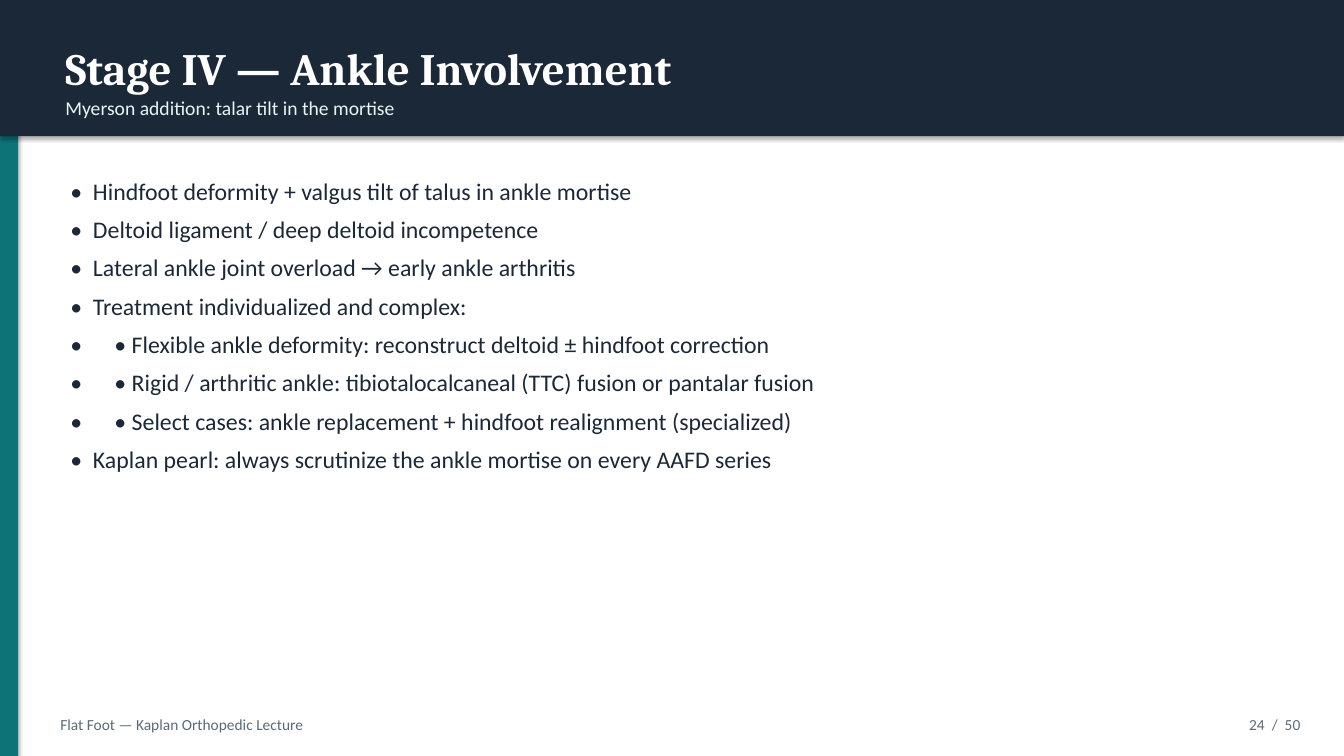
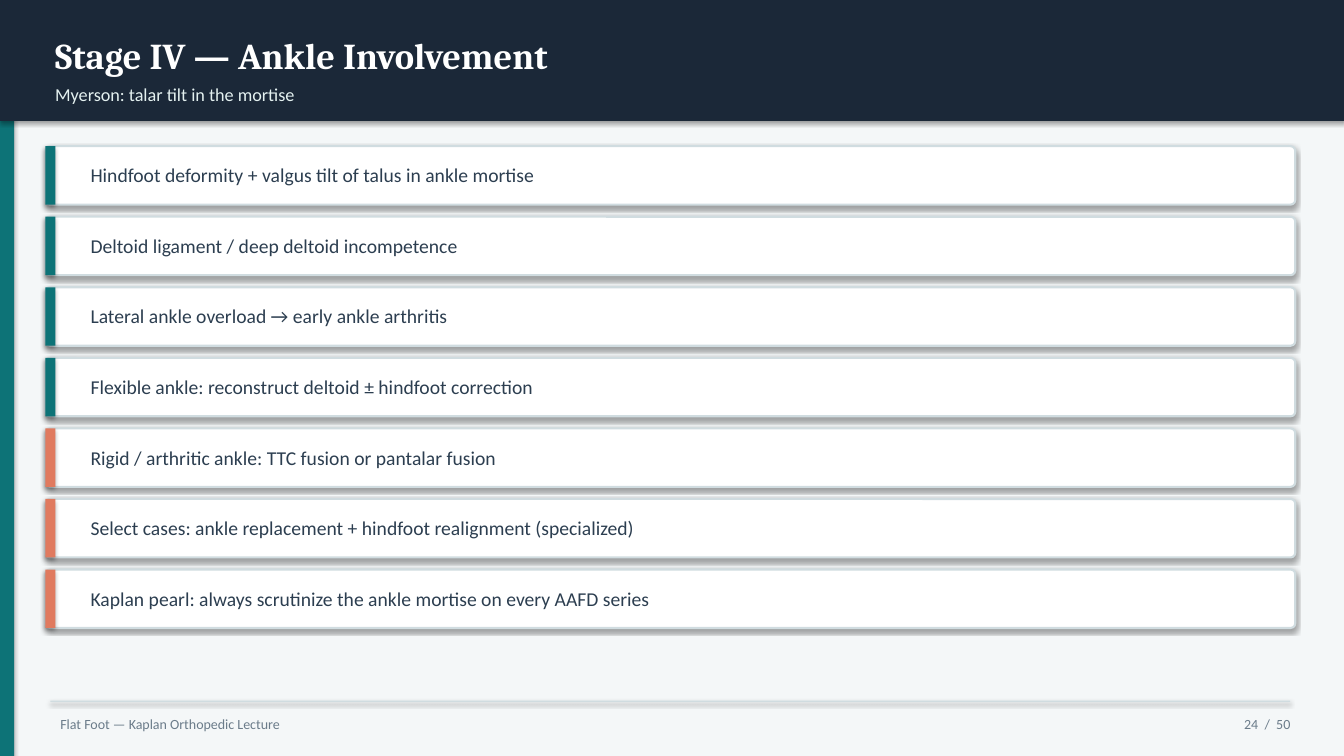
Before and after one commit to AhmedMohsen74/Ahmed-Mohsen-Mohamed, a slide deck: slide 24 of flatfoot-lecture/Flat_Foot_Kaplan_Orthopedic_Lecture.pptx. Drawn at 1344x756 pixels with LibreOffice and Linux fonts; fonts in the diff are those of the drawing. Boxes give left, top, right and bottom in pixels: in the first picture for what was removed or moved away, otherwise in the second. Text is boxed around its words. In the diff, an @@ line names an element or a change of style, - is before the commit and + after.

```diff
--- a/flatfoot-lecture/Flat_Foot_Kaplan_Orthopedic_Lecture.pptx
+++ b/flatfoot-lecture/Flat_Foot_Kaplan_Orthopedic_Lecture.pptx
@@ rectangle: place and size @@
-rectangle at <box>0,0,18,756</box>
+rectangle at <box>0,0,14,756</box>
@@ rectangle: place and size @@
-rectangle at <box>0,0,1344,136</box>
+rectangle at <box>0,0,1344,121</box>
@@ rectangle added at <box>0,0,1344,756</box>, fill #F4F7F8 @@
@@ text "Stage IV — Ankle Involvement": place and size @@
-text "Stage IV — Ankle Involvement" at <box>65,54,672,95</box>
+text "Stage IV — Ankle Involvement" at <box>55,43,547,77</box>
@@ text "Stage IV — Ankle Involvement" at <box>55,43,547,77</box>: size 32 to 26 pt @@
@@ text at <box>55,88,295,104</box>: text changed; size 14 to 13 pt; text colour #E8F5F4 to #E4F1F0 @@
-Myerson addition: talar tilt in the mortise
+Myerson: talar tilt in the mortise
@@ rounded rectangle added at <box>45,146,1296,205</box>, fill #FFFFFF, outline #D0DCE0 1.5 pt @@
@@ rectangle added at <box>45,146,55,205</box>, fill #0D7377 @@
@@ text added at <box>91,168,534,186</box>, 14 pt, text #2C3E50 @@
+Hindfoot deformity + valgus tilt of talus in ankle mortise
@@ text removed at <box>93,183,814,472</box> @@
-• Hindfoot deformity + valgus tilt of talus in ankle mortise
-• Deltoid ligament / deep deltoid incompetence
-• Lateral ankle joint overload → early ankle arthritis
-• Treatment individualized and complex:
-• • Flexible ankle deformity: reconstruct deltoid ± hindfoot correction
-• • Rigid / arthritic ankle: tibiotalocalcaneal (TTC) fusion or pantalar fusion
-• • Select cases: ankle replacement + hindfoot realignment (specialized)
-• Kaplan pearl: always scrutinize the ankle mortise on every AAFD series
@@ rounded rectangle added at <box>45,217,1296,275</box>, fill #FFFFFF, outline #D0DCE0 1.5 pt @@
@@ rectangle added at <box>45,217,55,275</box>, fill #0D7377 @@
@@ text added at <box>91,239,457,257</box>, 14 pt, text #2C3E50 @@
+Deltoid ligament / deep deltoid incompetence
@@ rounded rectangle added at <box>45,287,1296,346</box>, fill #FFFFFF, outline #D0DCE0 1.5 pt @@
@@ rectangle added at <box>45,287,55,346</box>, fill #0D7377 @@
@@ text added at <box>91,309,447,326</box>, 14 pt, text #2C3E50 @@
+Lateral ankle overload → early ankle arthritis
@@ rounded rectangle added at <box>45,358,1296,416</box>, fill #FFFFFF, outline #D0DCE0 1.5 pt @@
@@ rectangle added at <box>45,358,55,416</box>, fill #0D7377 @@
@@ text added at <box>91,380,533,394</box>, 14 pt, text #2C3E50 @@
+Flexible ankle: reconstruct deltoid ± hindfoot correction
@@ rounded rectangle added at <box>45,429,1296,487</box>, fill #FFFFFF, outline #D0DCE0 1.5 pt @@
@@ rectangle added at <box>45,429,55,487</box>, fill #E07A5F @@
@@ text added at <box>91,451,496,469</box>, 14 pt, text #2C3E50 @@
+Rigid / arthritic ankle: TTC fusion or pantalar fusion
@@ rounded rectangle added at <box>45,499,1296,558</box>, fill #FFFFFF, outline #D0DCE0 1.5 pt @@
@@ rectangle added at <box>45,499,55,558</box>, fill #E07A5F @@
@@ text added at <box>91,521,633,539</box>, 14 pt, text #2C3E50 @@
+Select cases: ankle replacement + hindfoot realignment (specialized)
@@ rounded rectangle added at <box>45,570,1296,628</box>, fill #FFFFFF, outline #D0DCE0 1.5 pt @@
@@ rectangle added at <box>45,570,55,628</box>, fill #E07A5F @@
@@ text added at <box>91,592,649,609</box>, 14 pt, text #2C3E50 @@
+Kaplan pearl: always scrutinize the ankle mortise on every AAFD series
@@ text "Flat Foot — Kaplan Orthopedic ..." at <box>60,719,279,731</box>: size 11 to 10 pt, text colour #5A6A7A to #6B7C8A @@
@@ rectangle added at <box>50,701,1291,702</box>, fill #D0DCE0 @@
@@ text "24 / 50" at <box>1244,720,1290,729</box>: size 11 to 10 pt, text colour #5A6A7A to #6B7C8A @@
```
Also in this commit, not shown: 49 other slides changed, 14 other files.
